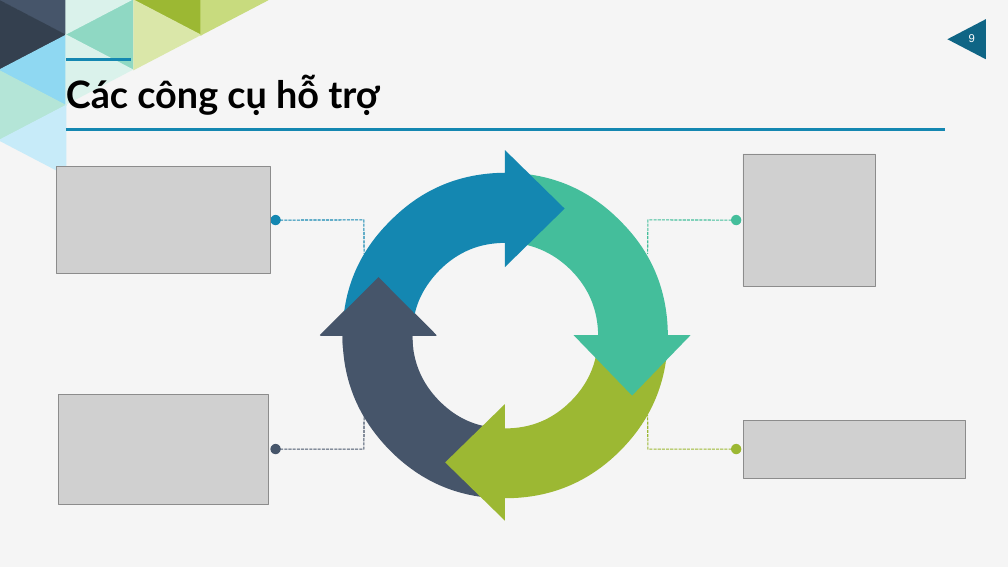
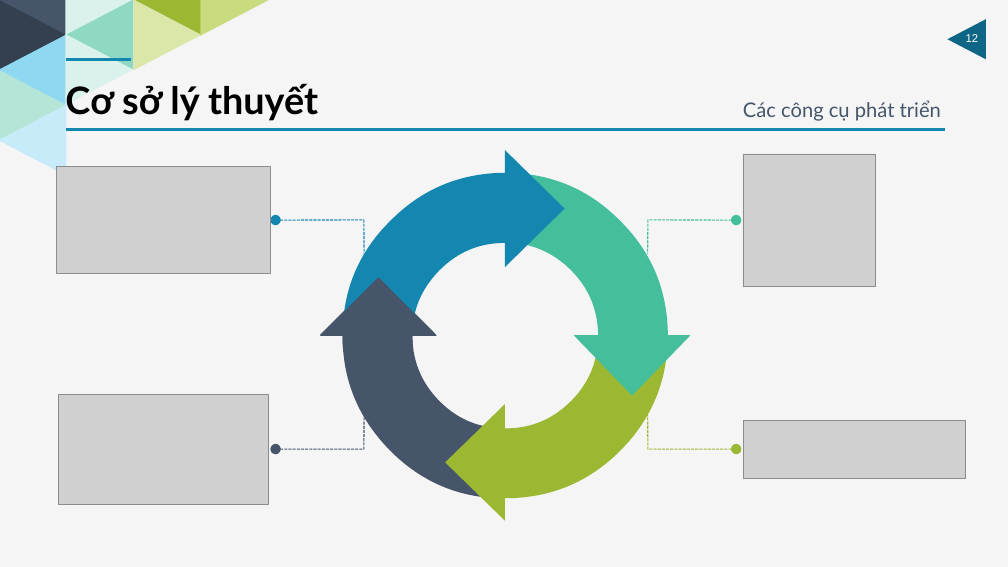
Before and after one commit to HaiUIT-zz/Price-Compare-System, a slide deck: slide 12 of presentation/final-file-present/Report-Project-14012018.pptx (slide 9 before the commit). Drawn at 1008x567 pixels with LibreOffice and Linux fonts; fonts in the diff are those of the drawing; grey boxes stand for pictures. Boxes give left, top, right and bottom in pixels: in the first picture for what was removed or moved away, otherwise in the second. Text is boxed around its words. In the diff, an @@ line names an element or a change of style, - is before the commit and + after.

```diff
--- a/presentation/final-file-present/Report-Project-14012018.pptx
+++ b/presentation/final-file-present/Report-Project-14012018.pptx
@@ page number at (966,34,979,42): text changed @@
-9
+12
@@ text added at (65,83,318,121), 36 pt, text #000000, bold @@
+Cơ sở lý thuyết
@@ text removed at (66,75,379,115) @@
-Các công cụ hỗ trợ
@@ text added at (743,100,941,121), 19.2 pt, text #46556A @@
+Các công cụ phát triển
```
Also in this commit, not shown: 10 other slides changed, 1 slide added, 2 slides removed.
